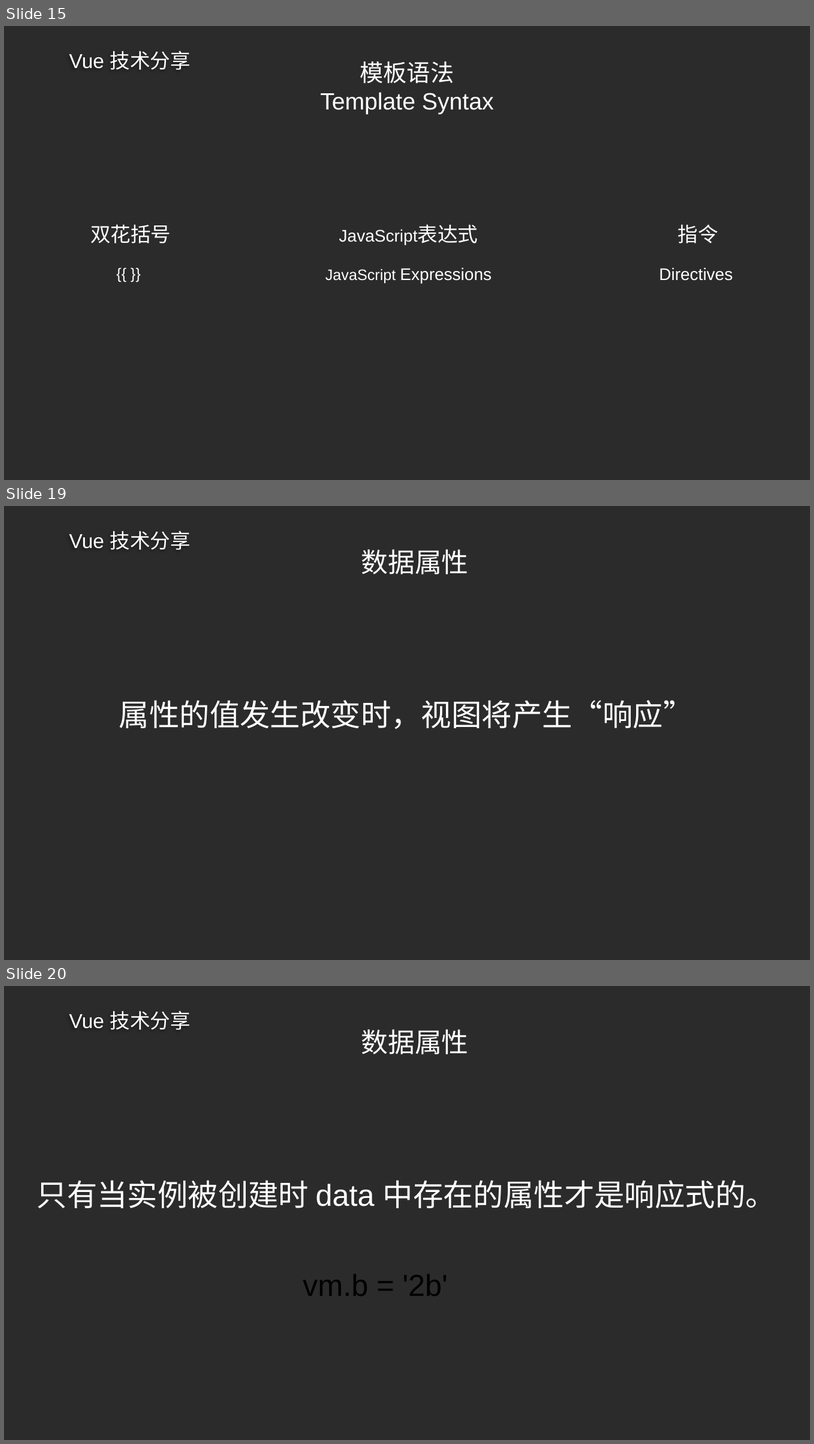
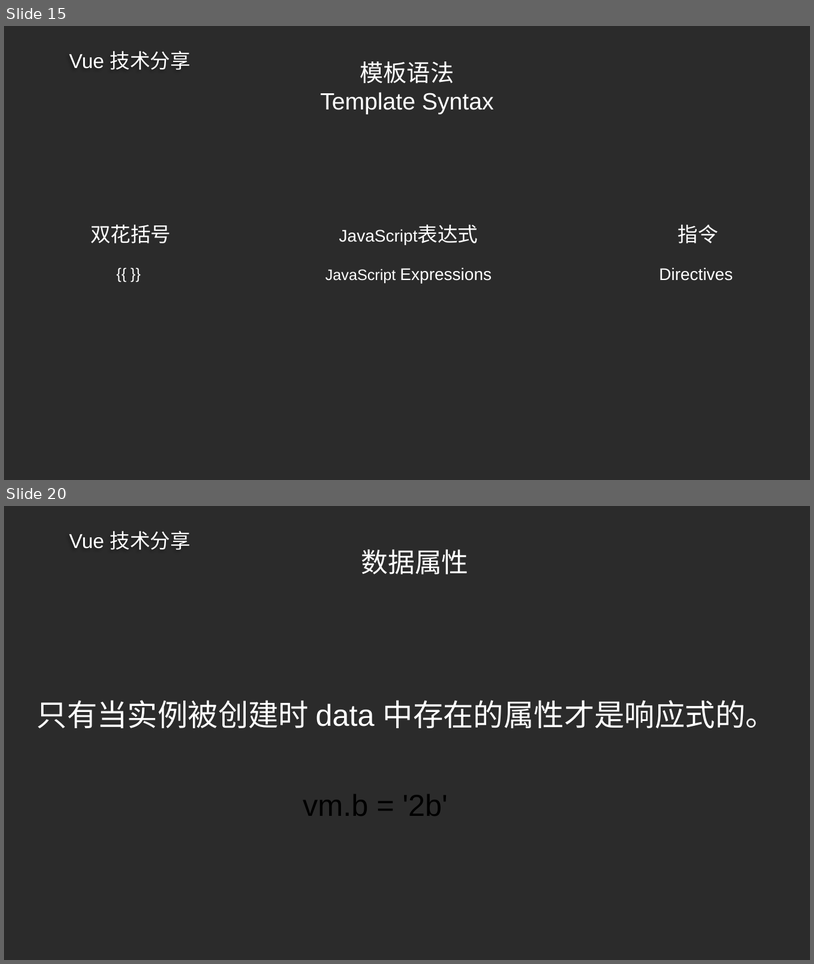
Before and after one commit to ldjdd/traing-library, a slide deck: vue/成稿.pptx. Shown one above the other, each under a label of ours: slides 15, 19 and 20 before the commit, slides 15 and 20 after it; the slides between them are not shown. The pictures are 814x1444 and 814x964 pixels, drawn with LibreOffice and Linux fonts; fonts in the diff are those of the drawing; background and template pictures are left out; a plain dark background stands for a picture behind light text. Boxes give left, top, right and bottom in pixels: in the first picture for what was removed or moved away, otherwise in the second. Text is boxed around its words. In the diff, an @@ line names an element or a change of style, - is before the commit and + after.

```diff
--- a/vue/成稿.pptx
+++ b/vue/成稿.pptx
@@ slide 19 removed at [4,506,810,960], background picture (left out); not listed: 1 template element that a slide beside it also shows @@
@@ title removed at [362,549,469,574] @@
-数据属性
@@ text removed at [119,700,694,729] @@
-属性的值发生改变时，视图将产生“响应”
```
Also in this commit, not shown: 3 slides changed, 4 slides added, 3 other slides removed, 2 other files.
